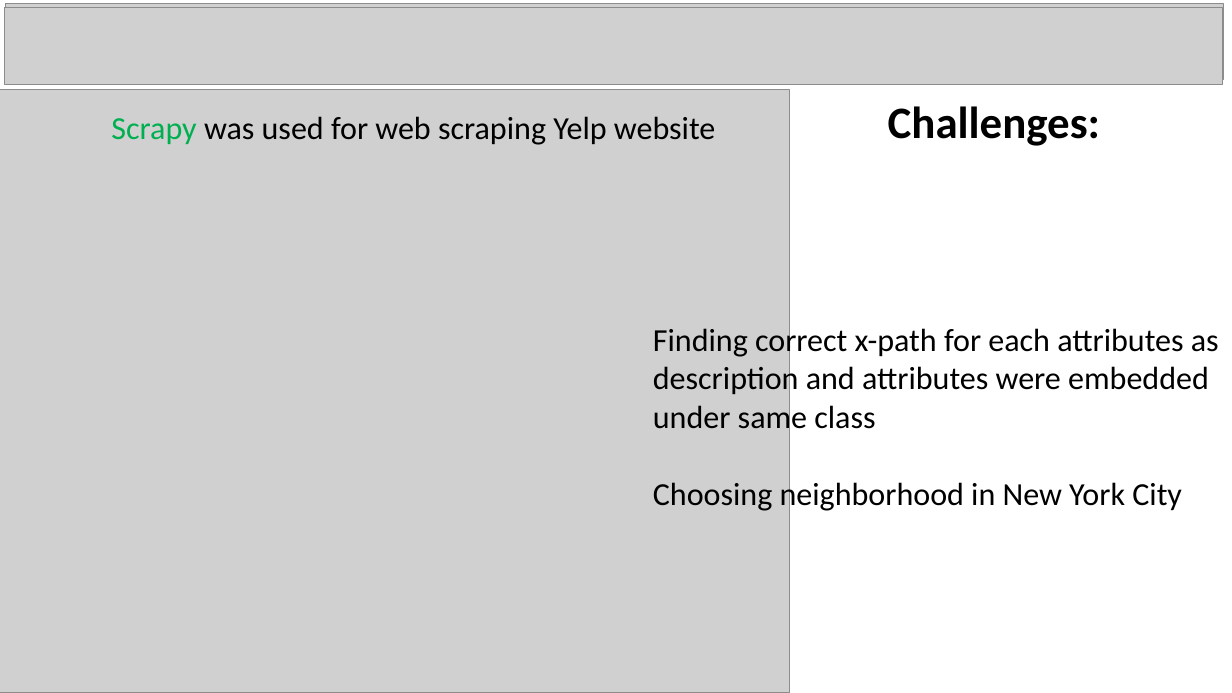
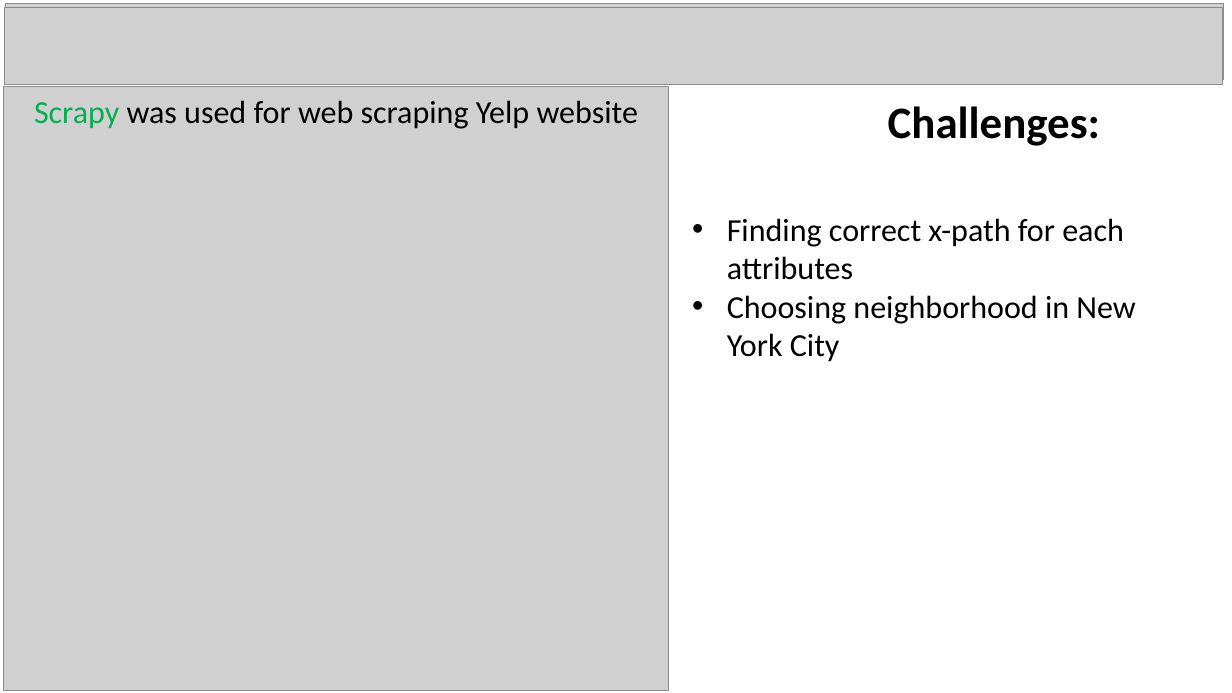
Before and after one commit to basantdhital/MY_pro, a slide deck: slide 4 of bars_presentation.pptx. Drawn at 1232x693 pixels with LibreOffice and Linux fonts; fonts in the diff are those of the drawing; grey boxes stand for pictures. Boxes give left, top, right and bottom in pixels: in the first picture for what was removed or moved away, otherwise in the second. Text is boxed around its words. In the diff, an @@ line names an element or a change of style, - is before the commit and + after.

```diff
--- a/bars_presentation.pptx
+++ b/bars_presentation.pptx
@@ picture: place and size @@
-picture at [0,90,789,693]
+picture at [4,87,668,690]
@@ text "Scrapy was used for web ...": place and size @@
-text "Scrapy was used for web ..." at [111,116,715,145]
+text "Scrapy was used for web ..." at [34,100,638,129]
@@ text "Finding correct x-path for each ...": place and size @@
-text "Finding correct x-path for each ..." at [653,324,1219,513]
+text "Finding correct x-path for each ..." at [727,218,1135,362]
@@ text at [727,218,1124,280]: text changed @@
-Finding correct x-path for each attributes as
-description and attributes were embedded
-under same class
+• Finding correct x-path for each attributes
@@ text at [727,295,1135,362]: bullet none to • @@
```
Also in this commit, not shown: 1 other file.
